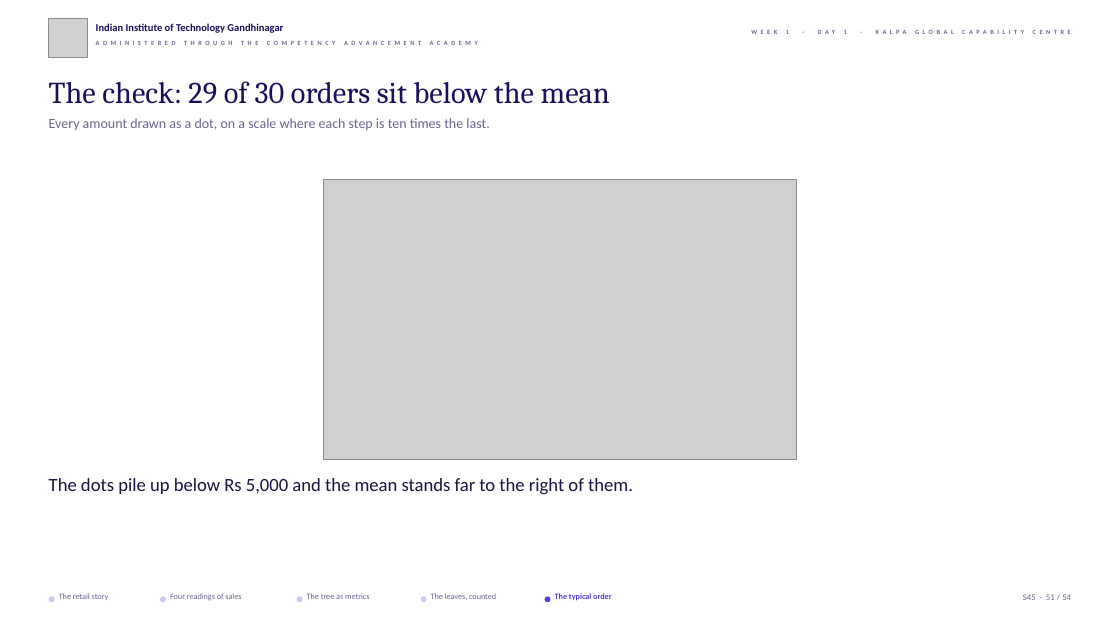
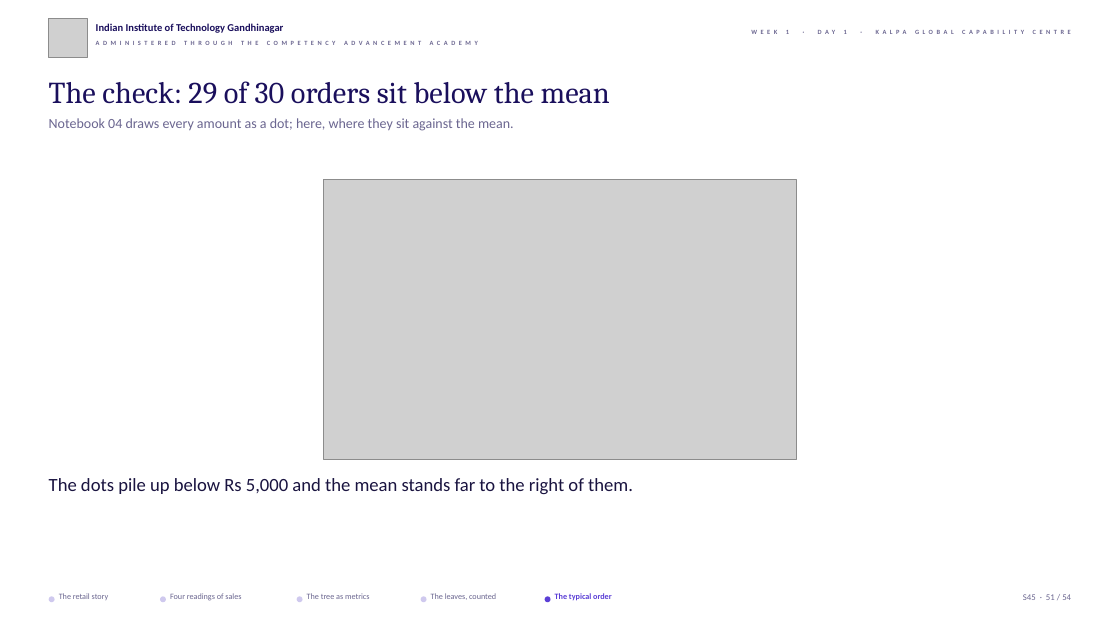
Before and after one commit to fde-academy-lab/c2-content-factory, a slide deck: slide 51 of content/W01/D1/slides/C2_W01_D01_half1_STUDENT.pptx. Drawn at 1120x630 pixels with LibreOffice and Linux fonts; fonts in the diff are those of the drawing; grey boxes stand for pictures; background and template pictures are left out. Boxes give left, top, right and bottom in pixels: in the first picture for what was removed or moved away, otherwise in the second. Text is boxed around its words. In the diff, an @@ line names an element or a change of style, - is before the commit and + after.

```diff
--- a/content/W01/D1/slides/C2_W01_D01_half1_STUDENT.pptx
+++ b/content/W01/D1/slides/C2_W01_D01_half1_STUDENT.pptx
@@ text at (49, 118, 514, 131): text changed @@
-Every amount drawn as a dot, on a scale where each step is ten times the last.
+Notebook 04 draws every amount as a dot; here, where they sit against the mean.
```
Also in this commit, not shown: 9 other slides changed, 39 other files.
